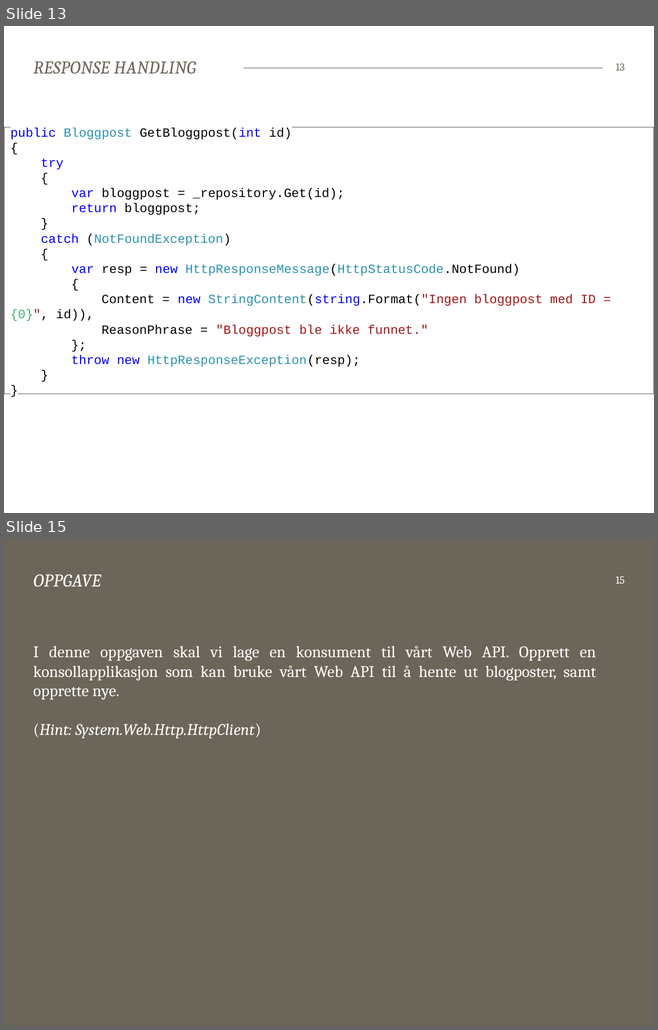
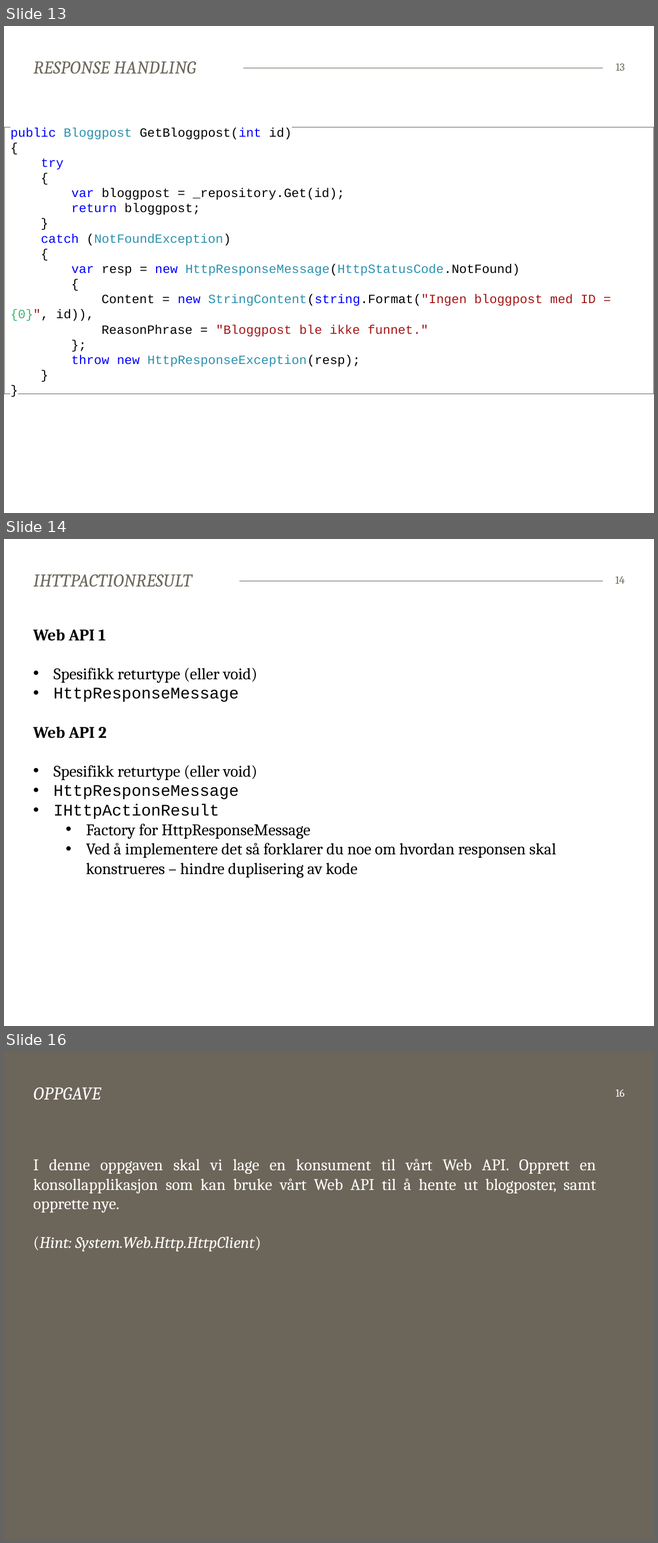
Before and after one commit to bekk/dotnetkurs, a slide deck: webapi/WebAPI.pptx. Shown one above the other, each under a label of ours: slides 13 and 15 before the commit, slides 13, 14 and 16 after it; the slides between them are not shown. The pictures are 658x1030 and 658x1543 pixels, drawn with LibreOffice and Linux fonts; fonts in the diff are those of the drawing. Boxes give left, top, right and bottom in pixels: in the first picture for what was removed or moved away, otherwise in the second. Text is boxed around its words. In the diff, an @@ line names an element or a change of style, - is before the commit and + after.

```diff
--- a/webapi/WebAPI.pptx
+++ b/webapi/WebAPI.pptx
@@ slide 14 added at bbox=[4, 539, 654, 1026], background #FFFFFF; not listed: 1 template element that a slide beside it also shows @@
@@ title added at bbox=[34, 574, 192, 587], 20 pt, text #6C6559, italic @@
+IHTTPACTIONRESULT
@@ page number added at bbox=[615, 576, 624, 584], 12 pt, text #6C6559 @@
+14
@@ text added at bbox=[33, 629, 556, 878], 18 pt, text #000000 @@
+Web API 1
+• Spesifikk returtype (eller void)
+• HttpResponseMessage
+Web API 2
+• Spesifikk returtype (eller void)
+• HttpResponseMessage
+• IHttpActionResult
+  • Factory for HttpResponseMessage
+  • Ved å implementere det så forklarer du noe om hvordan responsen skal konstrueres – hindre duplisering av kode
@@ what was slide 15 is now slide 16 @@
@@ page number at bbox=[615, 1089, 625, 1097]: text changed @@
-15
+16
```
Also in this commit, not shown: 4 slides changed, 13 other files.
